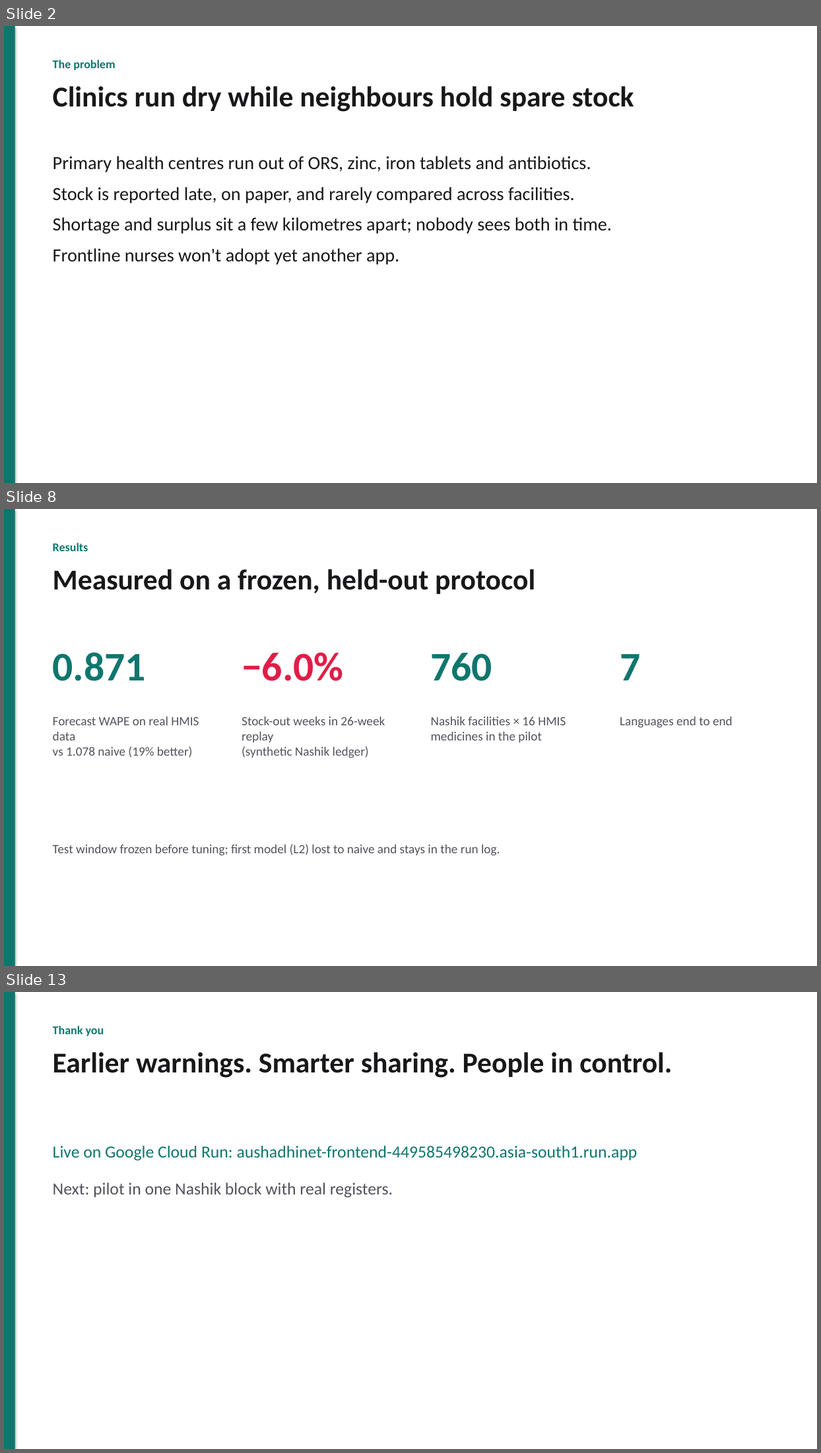
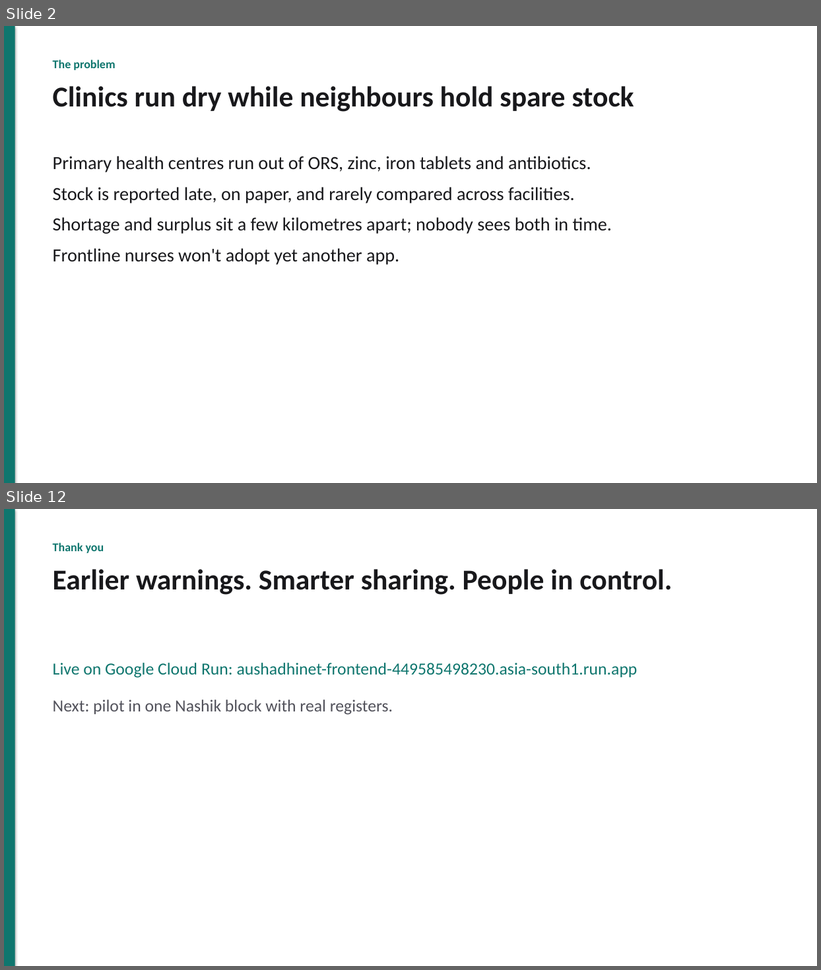
Before and after one commit to akshat333-debug/AushadhiNet, a slide deck: docs/pitch/AushadhiNet-pitch.pptx. Shown one above the other, each under a label of ours: slides 2, 8 and 13 before the commit, slides 2 and 12 after it; the slides between them are not shown. The pictures are 821x1453 and 821x970 pixels, drawn with LibreOffice and Linux fonts; fonts in the diff are those of the drawing. Boxes give left, top, right and bottom in pixels: in the first picture for what was removed or moved away, otherwise in the second. Text is boxed around its words. In the diff, an @@ line names an element or a change of style, - is before the commit and + after.

```diff
--- a/docs/pitch/AushadhiNet-pitch.pptx
+++ b/docs/pitch/AushadhiNet-pitch.pptx
@@ slide 8 removed at box(4, 509, 817, 966), background #FFFFFF @@
@@ rectangle removed at box(4, 509, 15, 966) @@
@@ text removed at box(53, 543, 88, 551) @@
-Results
@@ text removed at box(53, 569, 535, 594) @@
-Measured on a frozen, held-out protocol
@@ text removed at box(53, 652, 146, 681) @@
-0.871
@@ text removed at box(242, 652, 343, 681) @@
-−6.0%
@@ text removed at box(431, 653, 492, 681) @@
-760
@@ text removed at box(620, 654, 640, 681) @@
-7
@@ text removed at box(53, 716, 199, 758) @@
-Forecast WAPE on real HMIS data
-vs 1.078 naive (19% better)
@@ text removed at box(242, 716, 385, 758) @@
-Stock-out weeks in 26-week replay
-(synthetic Nashik ledger)
@@ text removed at box(431, 716, 566, 743) @@
-Nashik facilities × 16 HMIS
-medicines in the pilot
@@ text removed at box(620, 716, 733, 728) @@
-Languages end to end
@@ text removed at box(53, 844, 500, 856) @@
-Test window frozen before tuning; first model (L2) lost to naive and stays in the run log.
@@ what was slide 13 is now slide 12 @@
```
Also in this commit, not shown: 7 slides changed, 2 slides added, 2 other slides removed, 13 other files.
